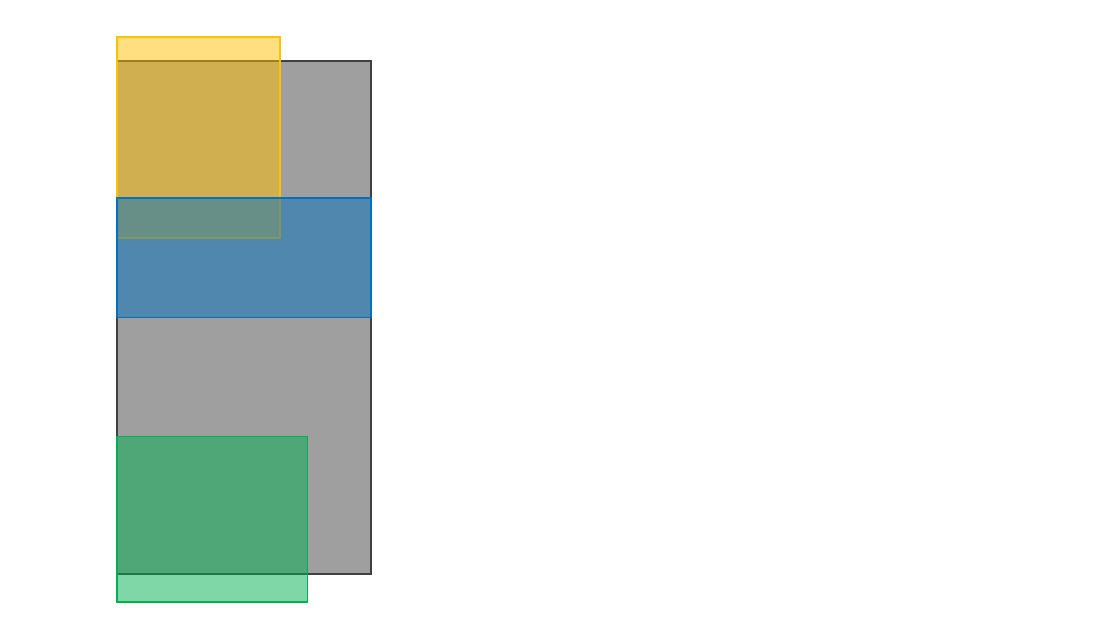
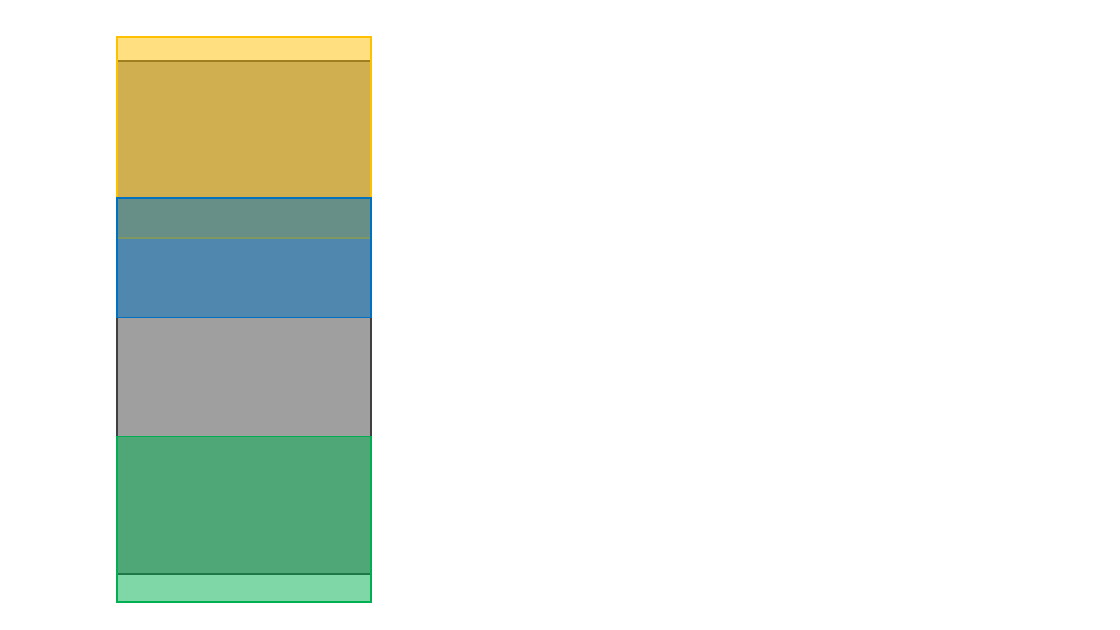
Before and after one commit to add-am/ComparingDatasets, a slide deck: slide 5 of reference_images.pptx. Drawn at 1120x630 pixels with LibreOffice and Linux fonts; fonts in the diff are those of the drawing. Boxes give left, top, right and bottom in pixels: in the first picture for what was removed or moved away, otherwise in the second. Text is boxed around its words. In the diff, an @@ line names an element or a change of style, - is before the commit and + after.

```diff
--- a/reference_images.pptx
+++ b/reference_images.pptx
@@ rectangle: place and size @@
-rectangle at (117, 37, 280, 238)
+rectangle at (117, 37, 371, 238)
@@ rectangle: place and size @@
-rectangle at (117, 437, 308, 602)
+rectangle at (117, 437, 371, 602)
```
Also in this commit, not shown: 18 other files.
